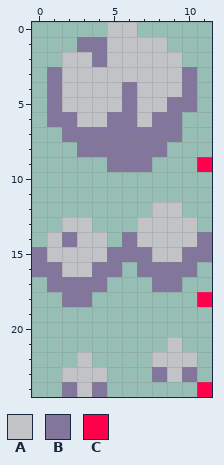
One commit to this pixel-art sprite: Dust.png. The first picture shows the starting point.
The file is 12x25 pixels.
Palette (. is transparent): A #c2c3c7  B #83769c  C #ff004d
Once edited:
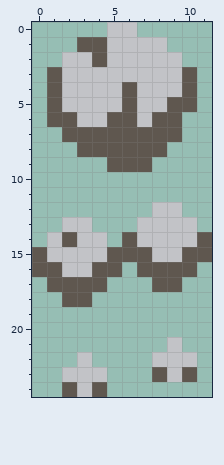
Change:
colour B: #83769c -> #5f574f
y 9: x 11 C -> .
y 18: x 11 C -> .
y 24: x 11 C -> .
